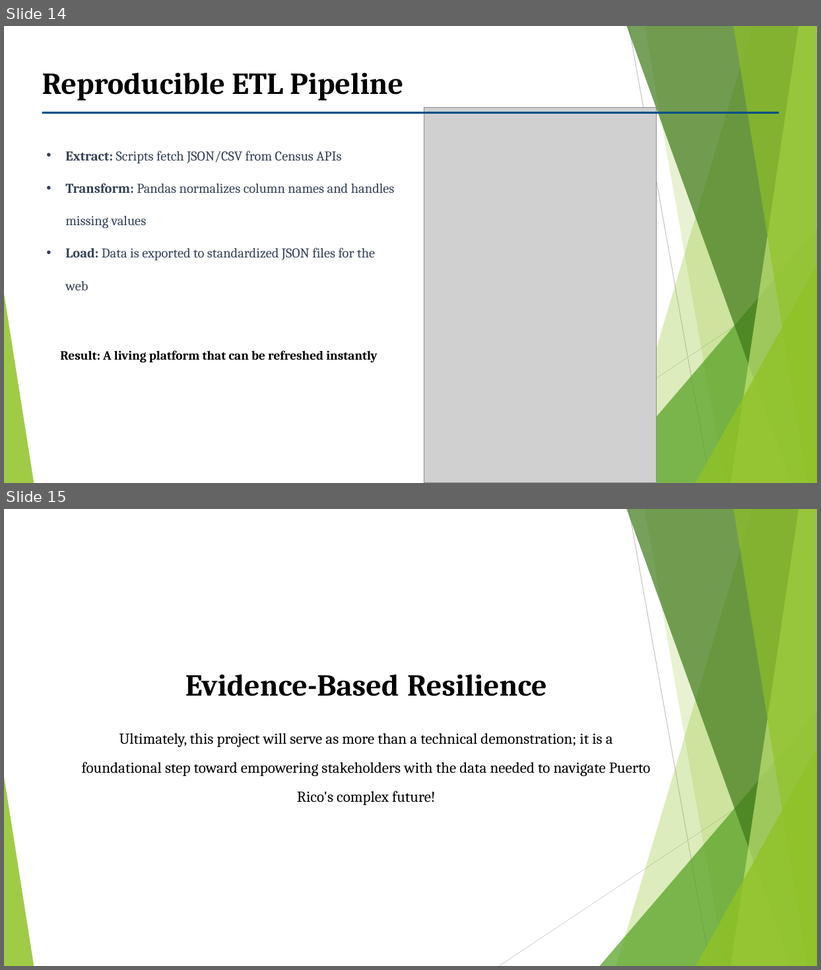
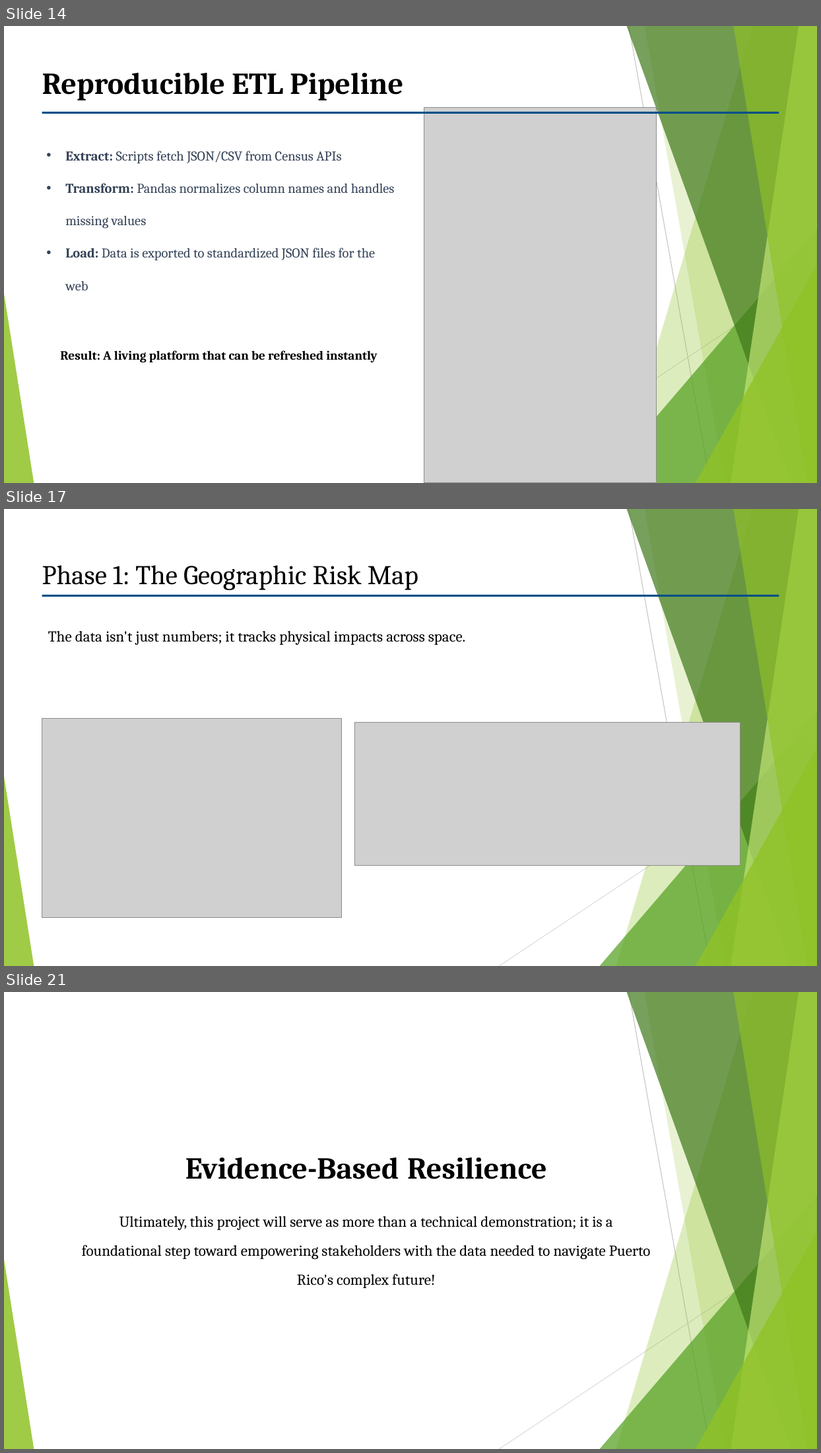
Before and after one commit to Venettov/CAPSTONE_DATA_SCIENCE_RIVERARUIZ, a slide deck: project_reports/Capstone_Proposal_RiveraruizJose.pptx. Shown one above the other, each under a label of ours: slides 14 and 15 before the commit, slides 14, 17 and 21 after it; the slides between them are not shown. The pictures are 821x970 and 821x1453 pixels, drawn with LibreOffice and Linux fonts; fonts in the diff are those of the drawing; grey boxes stand for pictures. Boxes give left, top, right and bottom in pixels: in the first picture for what was removed or moved away, otherwise in the second. Text is boxed around its words. In the diff, an @@ line names an element or a change of style, - is before the commit and + after.

```diff
--- a/project_reports/Capstone_Proposal_RiveraruizJose.pptx
+++ b/project_reports/Capstone_Proposal_RiveraruizJose.pptx
@@ slide 17 added at <box>4,509,817,966</box>, background #FFFFFF; not listed: 10 template elements that a slide beside it also shows @@
@@ text added at <box>42,565,418,590</box>, 32 pt, text #000000 @@
+Phase 1: The Geographic Risk Map
@@ rectangle added at <box>42,595,779,597</box>, fill #005088 @@
@@ text added at <box>48,631,466,645</box>, 18 pt, text #000000 @@
+The data isn't just numbers; it tracks physical impacts across space.
@@ picture added at <box>42,719,341,918</box> @@
@@ picture added at <box>354,722,741,866</box> @@
@@ what was slide 15 is now slide 21 @@
```
Also in this commit, not shown: 5 other slides added, 11 other files.
